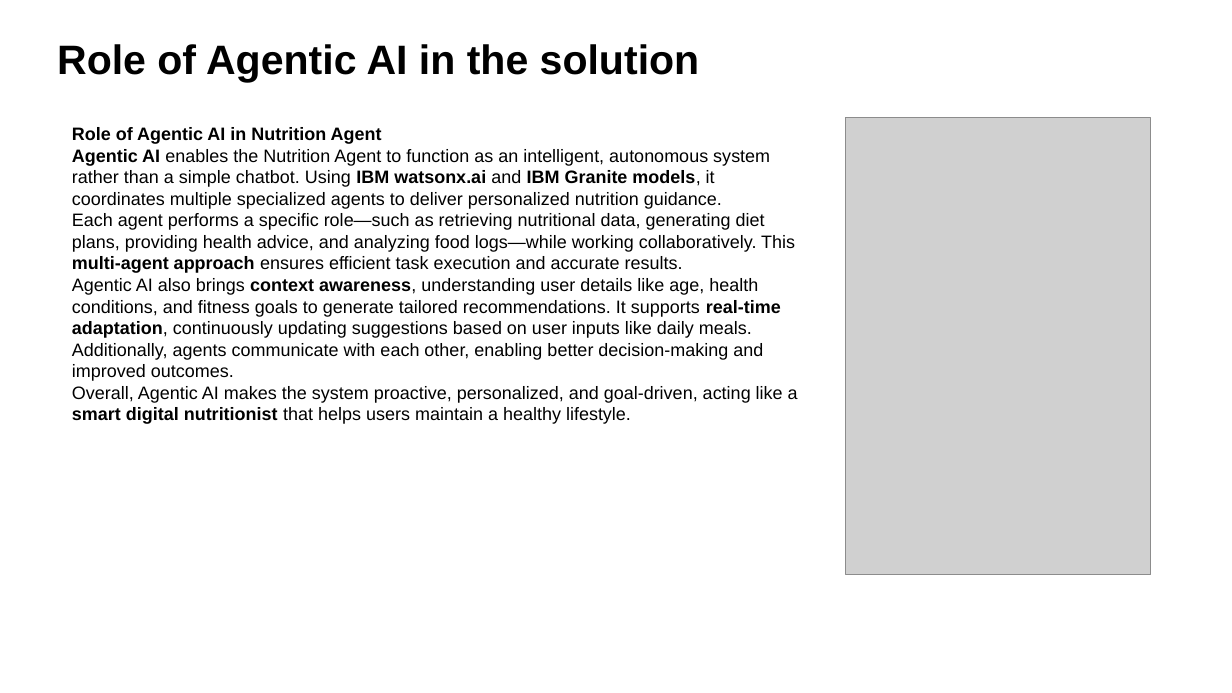
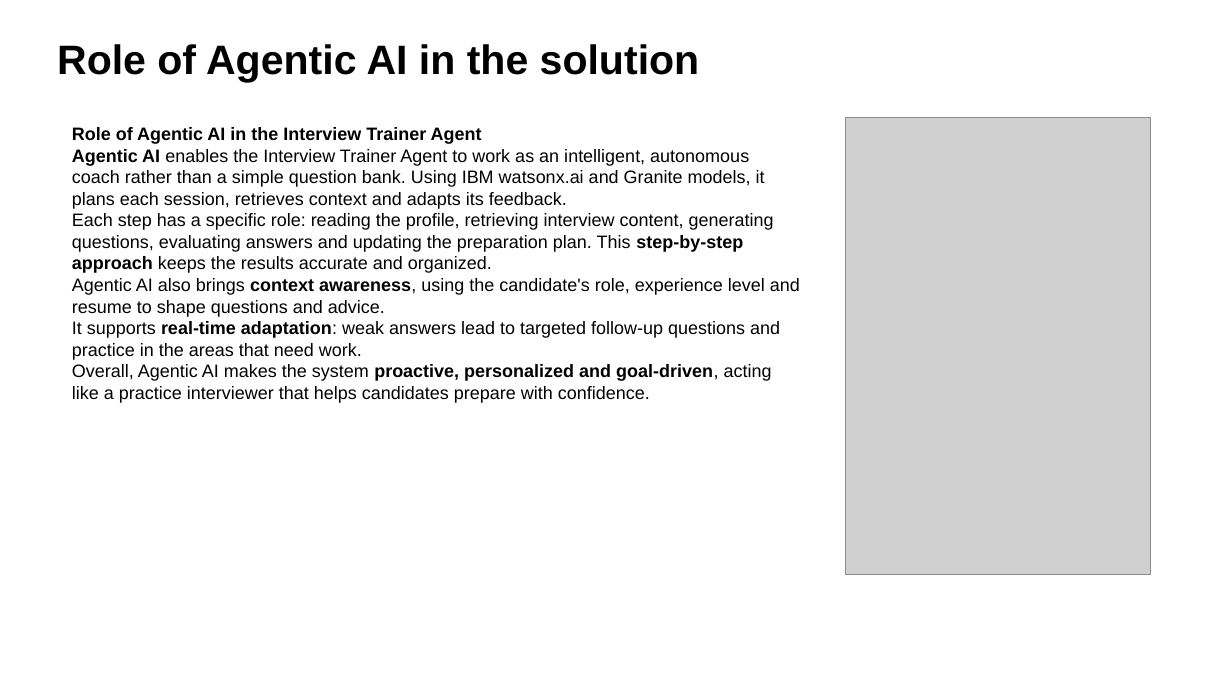
Before and after one commit to udhaya-0811/Interview-Trainer-Agent-Project, a slide deck: slide 9 of Interview_Trainer_Agent_Submission.pptx. Drawn at 1232x693 pixels with LibreOffice and Linux fonts; fonts in the diff are those of the drawing; grey boxes stand for pictures. Boxes give left, top, right and bottom in pixels: in the first picture for what was removed or moved away, otherwise in the second. Text is boxed around its words. In the diff, an @@ line names an element or a change of style, - is before the commit and + after.

Commit message:
Add PPTX presentation, problem statement PDF, and token usage tracking
- Interview_Trainer_Agent_Submission.pptx: fully filled 16-slide presentation
- Problem_Statement_22_Interview_Trainer_Agent.pdf: problem statement
- granite_client.py: added token usage tracking (input/output/total per session)

```diff
--- a/Interview_Trainer_Agent_Submission.pptx
+++ b/Interview_Trainer_Agent_Submission.pptx
@@ text at (72, 127, 800, 403): text changed @@
-Role of Agentic AI in Nutrition Agent
-Agentic AI enables the Nutrition Agent to function as an intelligent, autonomous system rather than a simple chatbot. Using IBM watsonx.ai and IBM Granite models, it coordinates multiple specialized agents to deliver personalized nutrition guidance.
-Each agent performs a specific role—such as retrieving nutritional data, generating diet plans, providing health advice, and analyzing food logs—while working collaboratively. This multi-agent approach ensures efficient task execution and accurate results.
-Agentic AI also brings context awareness, understanding user details like age, health conditions, and fitness goals to generate tailored recommendations. It supports real-time adaptation, continuously updating suggestions based on user inputs like daily meals.
-Additionally, agents communicate with each other, enabling better decision-making and improved outcomes.
-Overall, Agentic AI makes the system proactive, personalized, and goal-driven, acting like a smart digital nutritionist that helps users maintain a healthy lifestyle.
+Role of Agentic AI in the Interview Trainer Agent
+Agentic AI enables the Interview Trainer Agent to work as an intelligent, autonomous coach rather than a simple question bank. Using IBM watsonx.ai and Granite models, it plans each session, retrieves context and adapts its feedback.
+Each step has a specific role: reading the profile, retrieving interview content, generating questions, evaluating answers and updating the preparation plan. This step-by-step approach keeps the results accurate and organized.
+Agentic AI also brings context awareness, using the candidate's role, experience level and resume to shape questions and advice.
+It supports real-time adaptation: weak answers lead to targeted follow-up questions and practice in the areas that need work.
+Overall, Agentic AI makes the system proactive, personalized and goal-driven, acting like a practice interviewer that helps candidates prepare with confidence.
```
Also in this commit, not shown: 11 other slides changed, 2 slides added, 3 slides removed, 2 other files.
